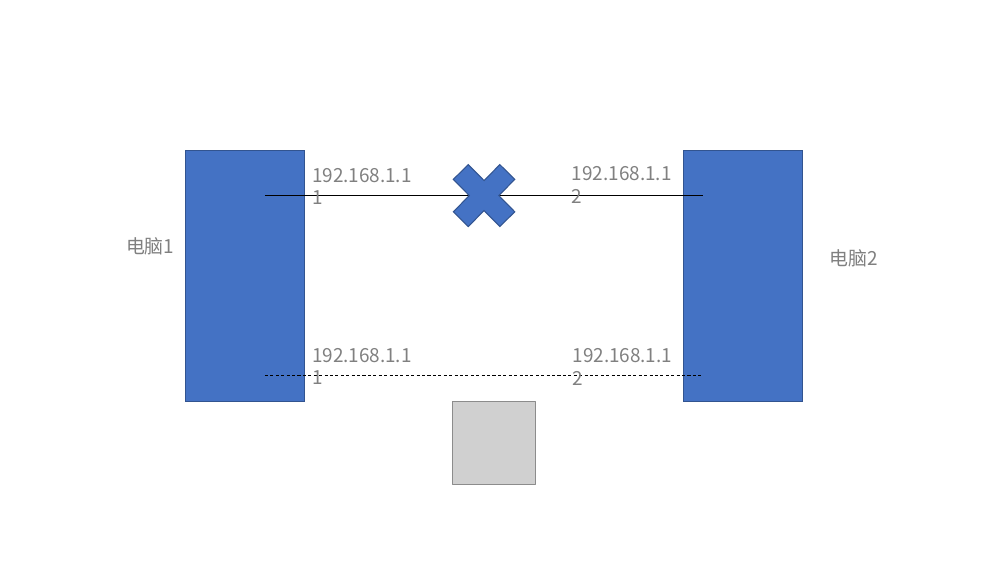
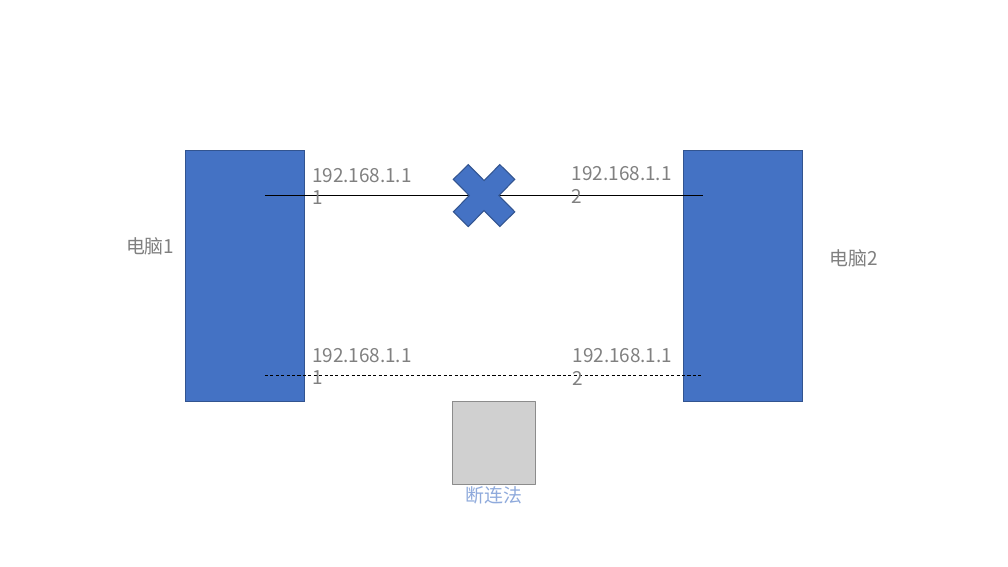
Before and after one commit to lhl1/lhl1.github.io, a slide deck: slide 2 of other/204实验.pptx. Drawn at 1008x567 pixels with LibreOffice and Linux fonts; fonts in the diff are those of the drawing; grey boxes stand for pictures; background and template pictures are left out. Boxes give left, top, right and bottom in pixels: in the first picture for what was removed or moved away, otherwise in the second. Text is boxed around its words. In the diff, an @@ line names an element or a change of style, - is before the commit and + after.

```diff
--- a/other/204实验.pptx
+++ b/other/204实验.pptx
@@ text added at box(466, 483, 523, 504), 18 pt, text #8FAADC @@
+断连法
```
Also in this commit, not shown: 1 other slide changed, 2 slides removed, 39 other files.
